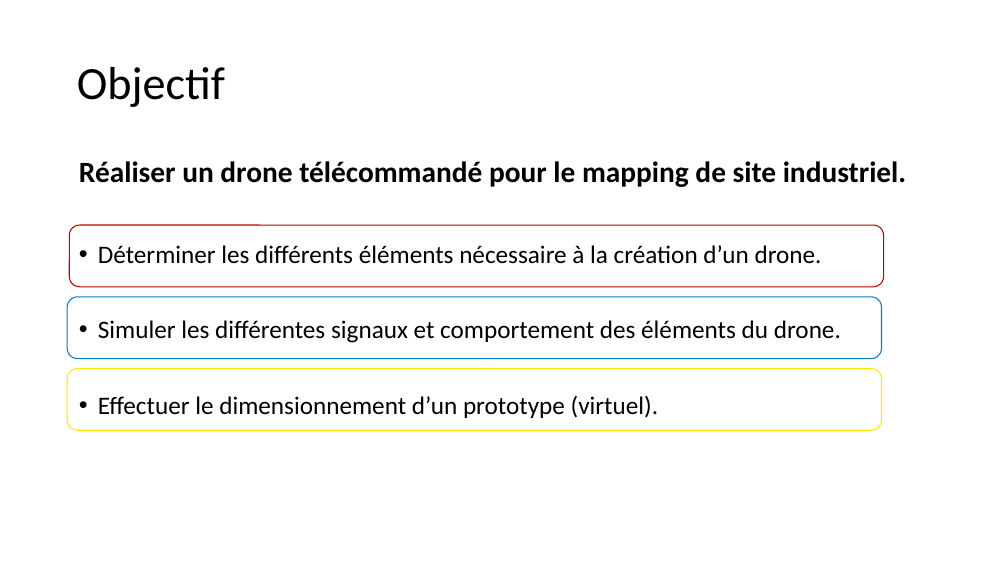
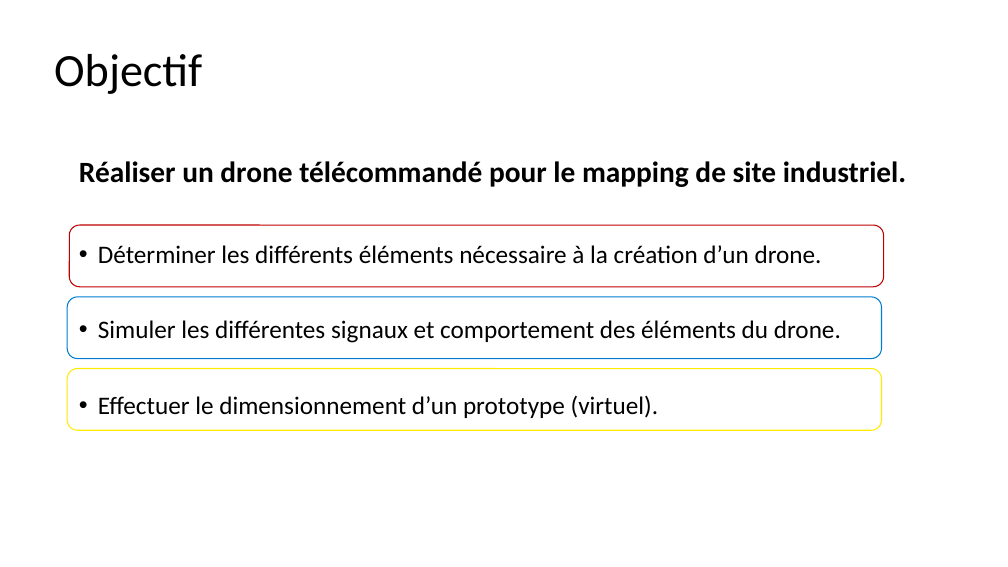
Before and after one commit to delhayead/Drone-Project, a slide deck: slide 2 of Présentation1.pptx. Drawn at 1008x567 pixels with LibreOffice and Linux fonts; fonts in the diff are those of the drawing; background and template pictures are left out. Boxes give left, top, right and bottom in pixels: in the first picture for what was removed or moved away, otherwise in the second. Text is boxed around its words. In the diff, an @@ line names an element or a change of style, - is before the commit and + after.

```diff
--- a/Présentation1.pptx
+++ b/Présentation1.pptx
@@ title "Objectif": place and size @@
-title "Objectif" at bbox=[77, 67, 225, 107]
+title "Objectif" at bbox=[54, 54, 202, 94]
```
Also in this commit, not shown: 1 other slide changed, 3 slides added.
